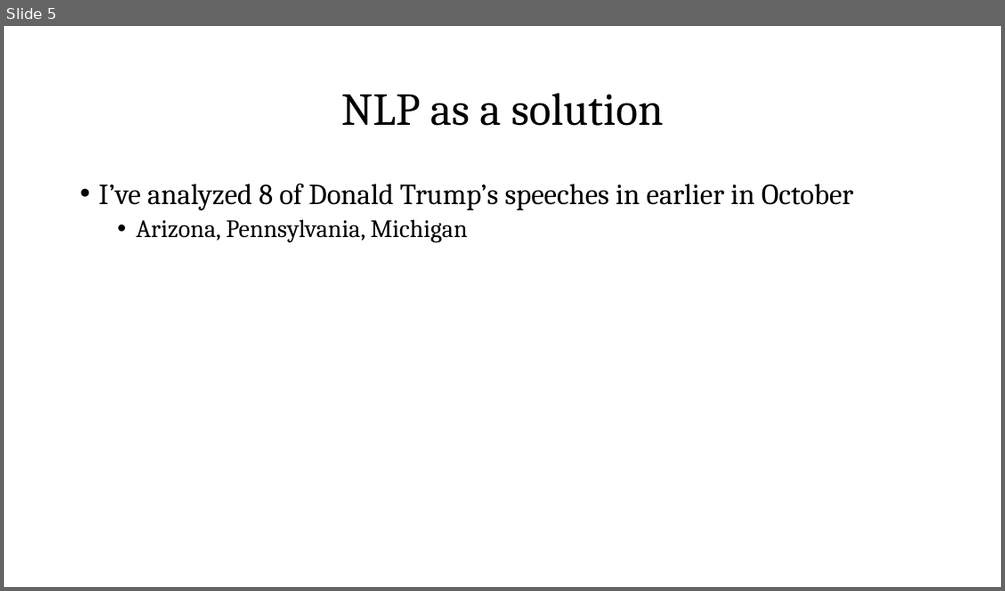
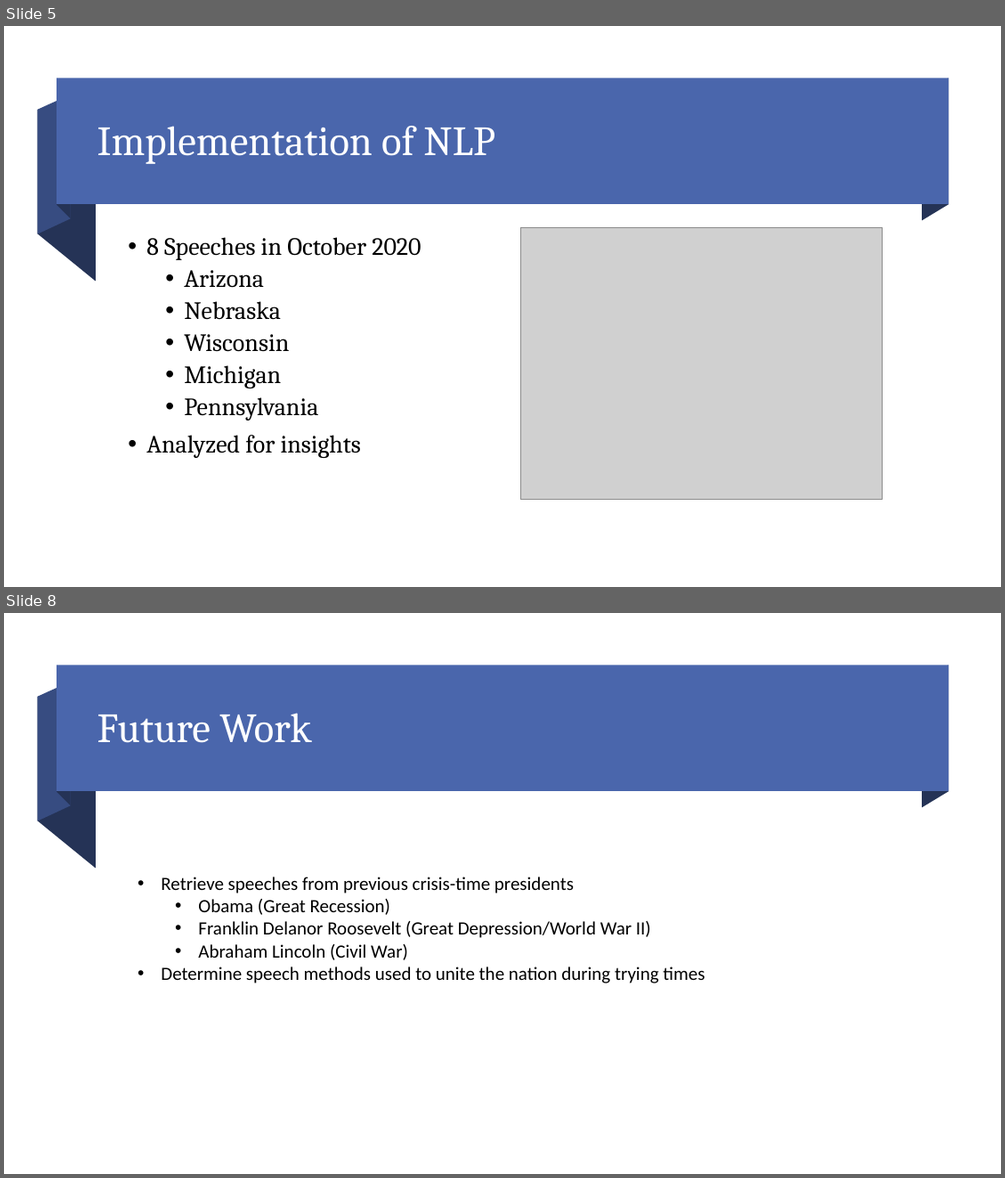
Before and after one commit to mdominguez2010/Trump-Speech-NLP, a slide deck: presentation/presentation_final.pptx. Shown one above the other, each under a label of ours: slide 5 before the commit, slides 5 and 8 after it; the slides between them are not shown. The pictures are 1005x591 and 1005x1178 pixels, drawn with LibreOffice and Linux fonts; fonts in the diff are those of the drawing; grey boxes stand for pictures. Boxes give left, top, right and bottom in pixels: in the first picture for what was removed or moved away, otherwise in the second. Text is boxed around its words. In the diff, an @@ line names an element or a change of style, - is before the commit and + after.

```diff
--- a/presentation/presentation_final.pptx
+++ b/presentation/presentation_final.pptx
@@ slide 8 added at <box>4,613,1001,1174</box>, background #FFFFFF @@
@@ group added at <box>38,666,948,868</box>: 4 freeform shapes, 1 rectangle @@
@@ title added at <box>97,713,312,743</box>, 40 pt, text #FFFFFF @@
+Future Work
@@ text added at <box>161,876,704,983</box>, 18 pt, text #000000 @@
+• Retrieve speeches from previous crisis-time presidents
+  • Obama (Great Recession)
+  • Franklin Delanor Roosevelt (Great Depression/World War II)
+  • Abraham Lincoln (Civil War)
+• Determine speech methods used to unite the nation during trying times
@@ slide 5 changed as well @@
@@ group added at <box>38,79,948,281</box>: 4 freeform shapes, 1 rectangle @@
@@ title at <box>97,126,494,164</box>: text changed; size 44 to 40 pt; text colour #000000 to #FFFFFF @@
-NLP as a solution
+Implementation of NLP
@@ text at <box>146,237,421,458</box>: text changed; size 28 to 24 pt @@
-• I’ve analyzed 8 of Donald Trump’s speeches in earlier in October
-  • Arizona, Pennsylvania, Michigan
+• 8 Speeches in October 2020
+  • Arizona
+  • Nebraska
+  • Wisconsin
+  • Michigan
+  • Pennsylvania
+• Analyzed for insights
@@ picture added at <box>521,227,882,499</box> @@
```
Also in this commit, not shown: 1 other slide changed, 6 other slides added, 8 slides removed, 9 other files.
